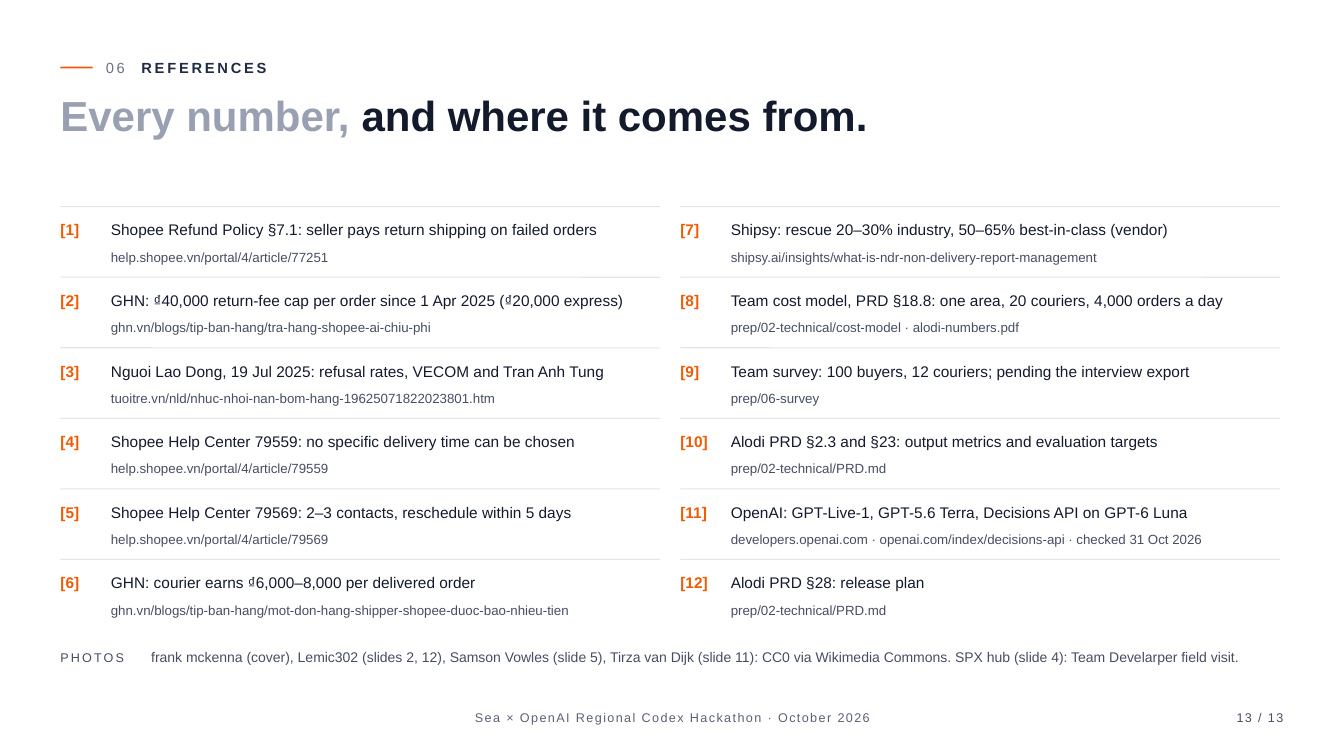
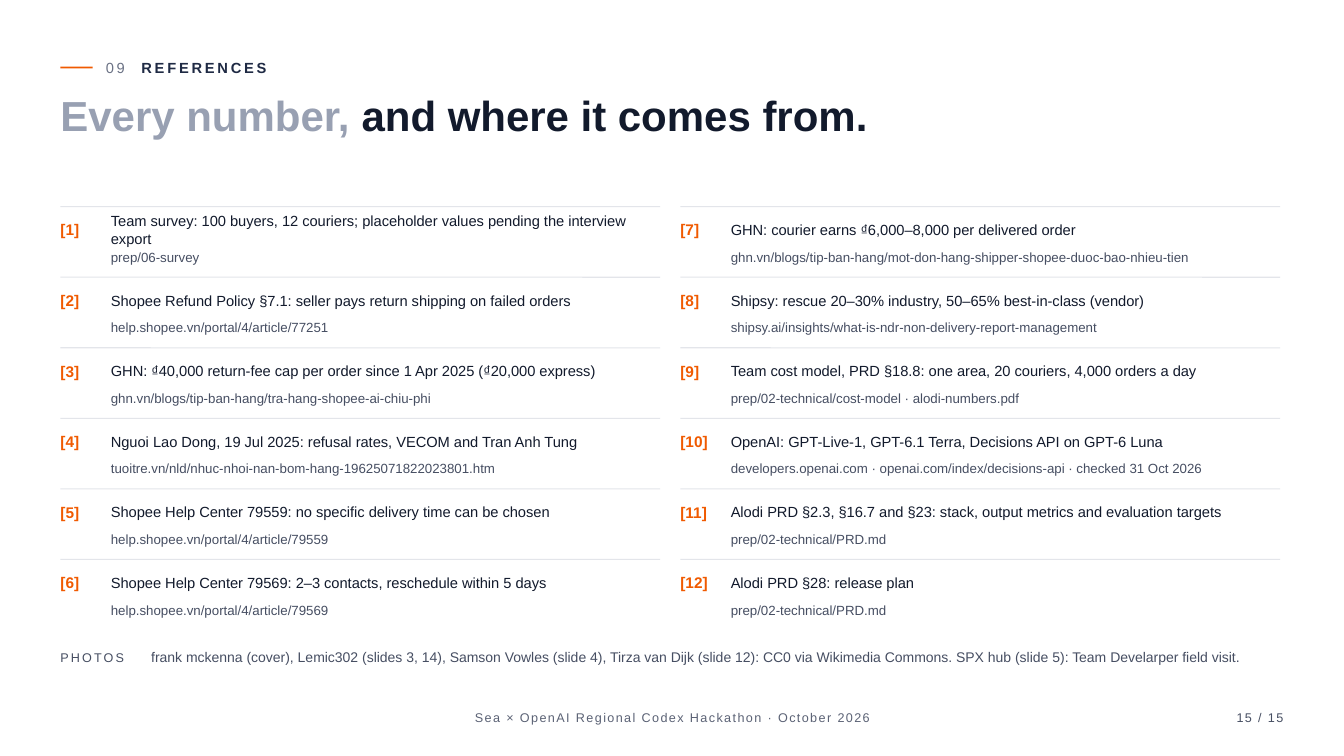
Before and after one commit to BennedictQuanTon/Alodi-Regional-Codex-Hackathon-2026, a slide deck: slide 15 of prep/01-pitch/Alodi-Pitch.pptx (slide 13 before the commit). Drawn at 1344x756 pixels with LibreOffice and Linux fonts; fonts in the diff are those of the drawing; background and template pictures are left out. Boxes give left, top, right and bottom in pixels: in the first picture for what was removed or moved away, otherwise in the second. Text is boxed around its words. In the diff, an @@ line names an element or a change of style, - is before the commit and + after.

```diff
--- a/prep/01-pitch/Alodi-Pitch.pptx
+++ b/prep/01-pitch/Alodi-Pitch.pptx
@@ text at [111,215,626,247]: text changed; size 11 to 10.5 pt @@
-Team survey: 100 buyers, 12 couriers; pending the interview export
+Team survey: 100 buyers, 12 couriers; placeholder values pending the interview export
@@ size 11 to 10.5 pt in 9 elements at [731,577,914,591], [111,506,550,520], [731,365,1197,379], [111,295,570,309], [111,365,595,379], [111,577,547,591], [731,295,1144,309], [111,436,577,450], [731,224,1076,238] @@
@@ text "GHN: courier earns ₫6,000–8,000 per ...": place and size @@
-text "GHN: courier earns ₫6,000–8,000 per ..." at [111,577,475,592]
+text "GHN: courier earns ₫6,000–8,000 per ..." at [731,224,1076,238]
@@ text "prep/06-survey": place and size @@
-text "prep/06-survey" at [731,393,819,406]
+text "prep/06-survey" at [111,252,199,265]
@@ text added at [731,252,1189,265], 9.5 pt, text #464E62 @@
+ghn.vn/blogs/tip-ban-hang/mot-don-hang-shipper-shopee-duoc-bao-nhieu-tien
@@ 13 texts: place and size @@
-13 texts at [111,224,1223,521]
+13 texts at [111,295,1197,591]
@@ text at [731,436,1163,450]: text changed; size 11 to 10.5 pt @@
-OpenAI: GPT-Live-1, GPT-5.6 Terra, Decisions API on GPT-6 Luna
+OpenAI: GPT-Live-1, GPT-6.1 Terra, Decisions API on GPT-6 Luna
@@ text removed at [111,463,328,476] @@
-help.shopee.vn/portal/4/article/79559
@@ text "developers.openai.com · openai.com/index/decisions-api · che ...": place and size @@
-text "developers.openai.com · openai.com/index/decisions-api · che ..." at [731,534,1202,547]
+text "developers.openai.com · openai.com/index/decisions-api · che ..." at [731,463,1202,476]
@@ text at [731,506,1222,520]: text changed; size 11 to 10.5 pt @@
-Alodi PRD §2.3 and §23: output metrics and evaluation targets
+Alodi PRD §2.3, §16.7 and §23: stack, output metrics and evaluation targets
@@ text at [111,534,328,547]: text changed @@
-help.shopee.vn/portal/4/article/79569
+help.shopee.vn/portal/4/article/79559
@@ text at [111,605,328,618]: text changed @@
-ghn.vn/blogs/tip-ban-hang/mot-don-hang-shipper-shopee-duoc-bao-nhieu-tien
+help.shopee.vn/portal/4/article/79569
@@ text at [151,652,1240,665]: text changed @@
-frank mckenna (cover), Lemic302 (slides 2, 12), Samson Vowles (slide 5), Tirza van Dijk (slide 11): CC0 via Wikimedia Commons. SPX hub (slide 4): Team Develarper field visit.
+frank mckenna (cover), Lemic302 (slides 3, 14), Samson Vowles (slide 4), Tirza van Dijk (slide 12): CC0 via Wikimedia Commons. SPX hub (slide 5): Team Develarper field visit.
@@ text at [1237,713,1283,722]: text changed @@
-13 / 13
+15 / 15
```
Also in this commit, not shown: 4 other slides changed, 9 slides added, 7 slides removed, 46 other files.
